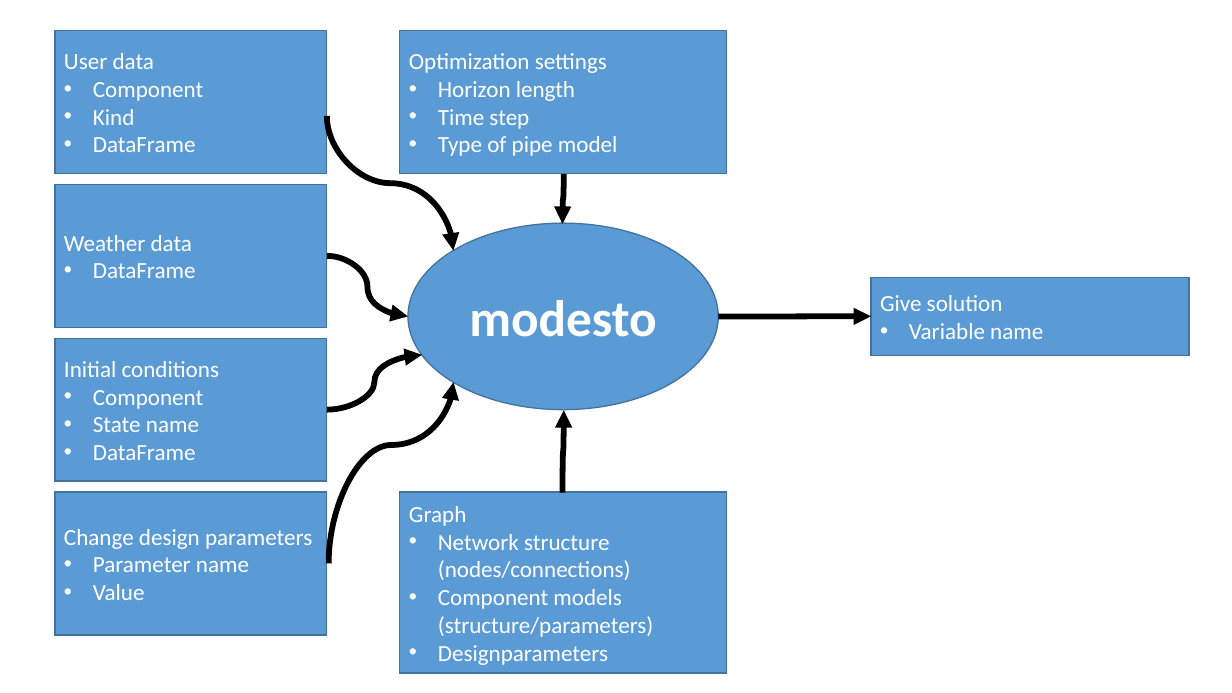
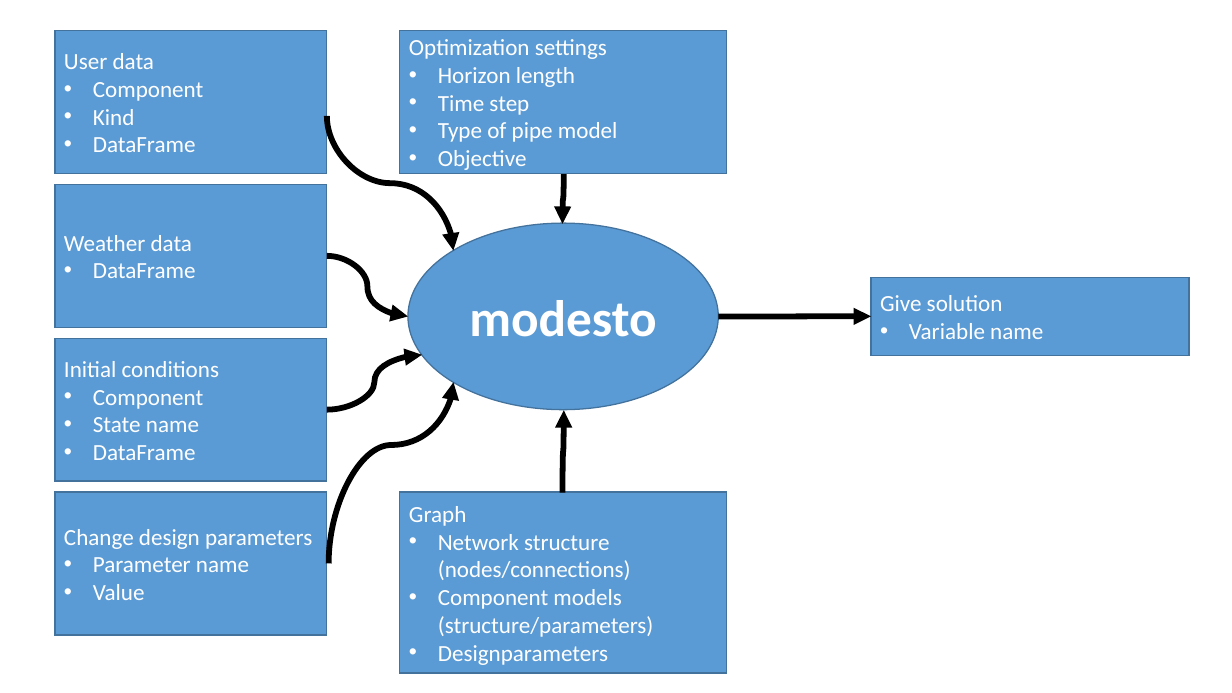
Before and after one commit to energyville/modesto, a slide deck: slide 1 of Structure/structure.pptx. Drawn at 1232x693 pixels with LibreOffice and Linux fonts; fonts in the diff are those of the drawing. Boxes give left, top, right and bottom in pixels: in the first picture for what was removed or moved away, otherwise in the second. Text is boxed around its words. In the diff, an @@ line names an element or a change of style, - is before the commit and + after.

```diff
--- a/Structure/structure.pptx
+++ b/Structure/structure.pptx
@@ text in rectangle at <box>438,150,527,170</box>: paragraph added @@
+• Objective
```
Also in this commit, not shown: 4 other files.
